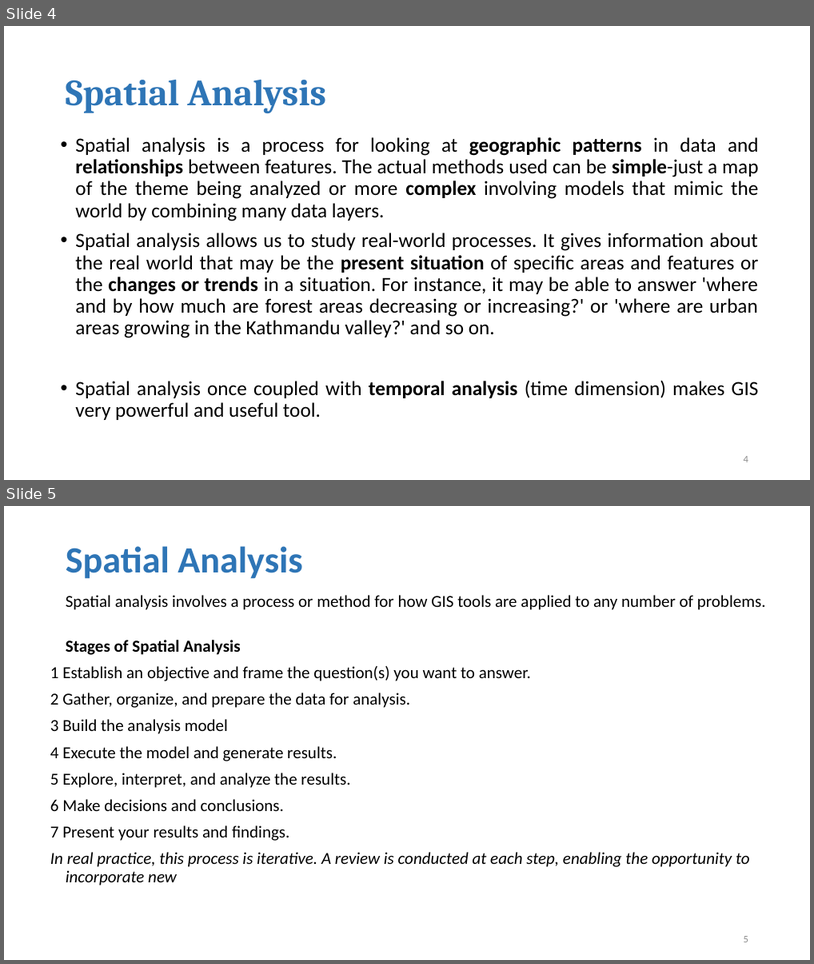
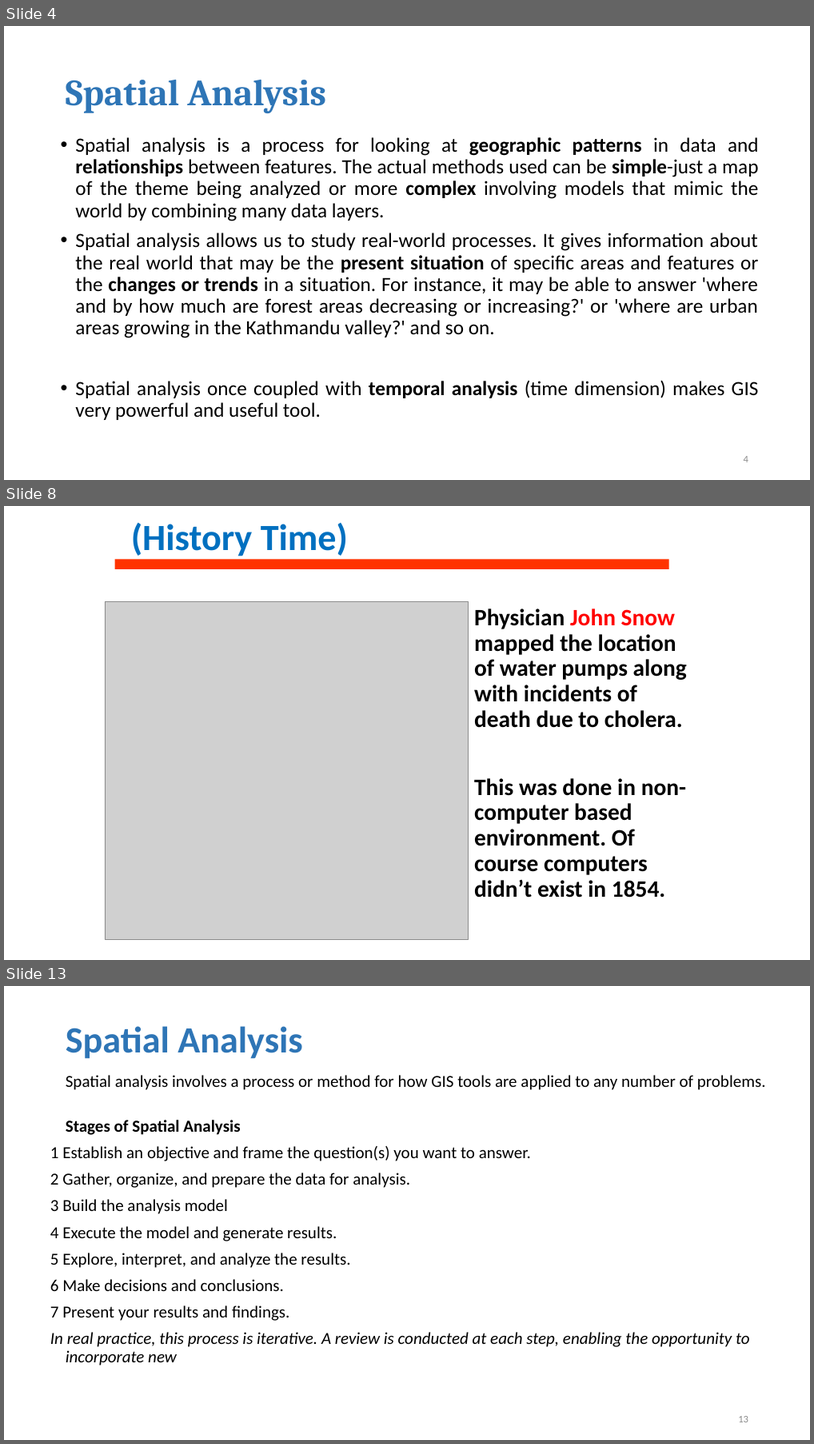
Before and after one commit to geo-canvas/geohydroinformatics, a slide deck: lectures/e) Spatial Analysis/Spatial Analysis.pptx. Shown one above the other, each under a label of ours: slides 4 and 5 before the commit, slides 4, 8 and 13 after it; the slides between them are not shown. The pictures are 814x964 and 814x1444 pixels, drawn with LibreOffice and Linux fonts; fonts in the diff are those of the drawing; grey boxes stand for pictures. Boxes give left, top, right and bottom in pixels: in the first picture for what was removed or moved away, otherwise in the second. Text is boxed around its words. In the diff, an @@ line names an element or a change of style, - is before the commit and + after.

Commit message:
added some slides

```diff
--- a/lectures/e) Spatial Analysis/Spatial Analysis.pptx
+++ b/lectures/e) Spatial Analysis/Spatial Analysis.pptx
@@ slide 8 added at [4,506,810,960], background #FFFFFF @@
@@ title added at [131,523,348,560], 44 pt, text #0070C0, bold @@
+(History Time)
@@ rectangle added at [114,560,670,569], fill #FF3300 @@
@@ picture added at [105,601,469,939] @@
@@ text added at [474,608,687,897], 28 pt, text #000000, bold @@
+Physician John Snow mapped the location of water pumps along with incidents of death due to cholera.
+This was done in non-computer based environment. Of course computers didn’t exist in 1854.
@@ what was slide 5 is now slide 13 @@
@@ page number at [738,1416,749,1422]: text changed @@
-5
+13
```
Also in this commit, not shown: 1 slide changed, 8 other slides added, 6 other files.
